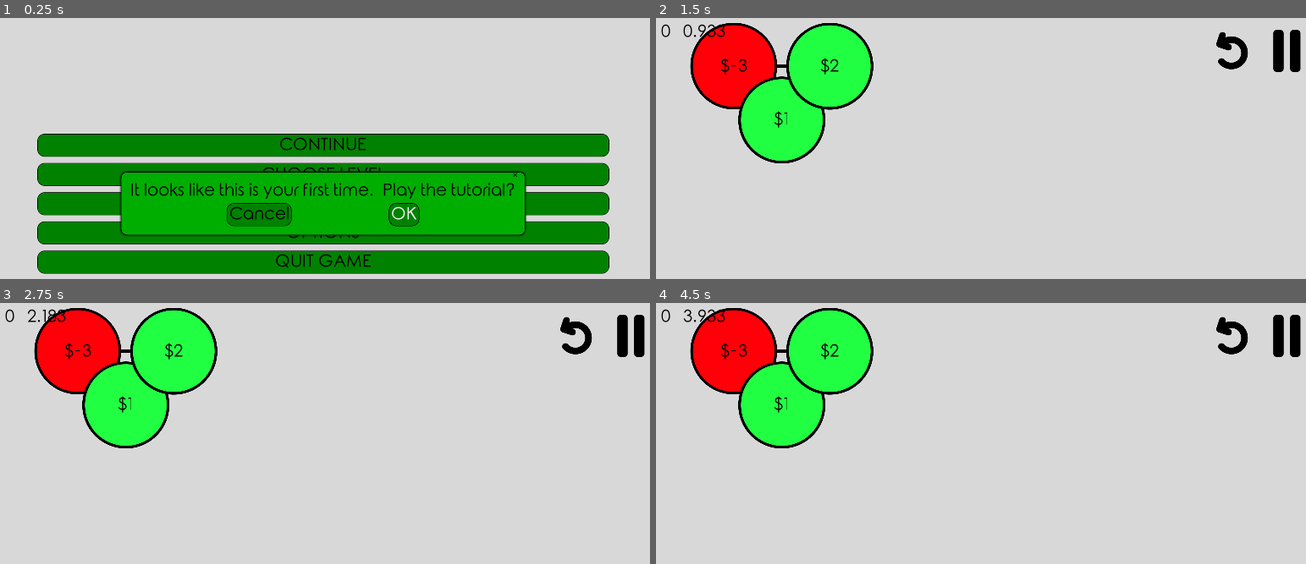
Above: before the commit, frames 1-4 (two rows, left to right).
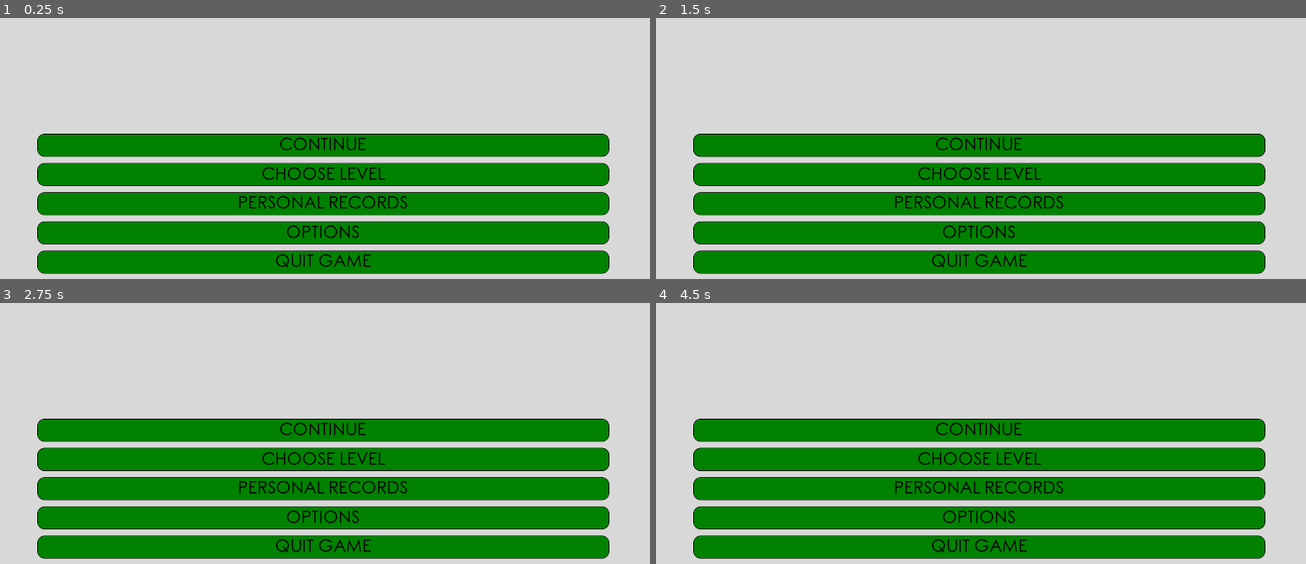
Above: after the commit, the same moments.

Repository: Inglo-Games/dollar-shuffle
Game: Godot game, scene res://scenes/main_menu.tscn
The game is run twice, just before and just after one commit, with the same random seed, the same clock (stepped at 60 frames per second) and the same inputs.
Inputs (mouse positions are in pixels of both pictures, inside the frame that each line leads up to):
- Up to frame 1 (0.25 s): no input
- Up to frame 2 (1.5 s): click "CONTINUE" at 0.5 s; click "CONTINUE" at 1.25 s
- Up to frame 3 (2.75 s): click "CHOOSE LEVEL" at 2 s
- Up to frame 4 (4.5 s): click "PERSONAL RECORDS" at 2.75 s; click (1234, 336) at 3.52 s; click "CHOOSE LEVEL" at 4.25 s

The runs differ from the first frame. In frame 1, 15% of the frame differs, in the area x 18-81%, y 58-84%; in frame 2, 49%, in the area x 0-100%, y 1-99%; in frame 3, 49%; in frame 4, 49%.
Error after the commit: Invalid get index 'pers_opts' (on base: 'Node (globals.gd)'). (res://scripts/main_menu.gd:15)

Commit message:
Converting options file to use project settings

Diff:
--- a/scripts/globals.gd
+++ b/scripts/globals.gd
@@ -22,61 +22,89 @@
 var current_level = 1
 var number_of_levels = -1
 
-# Persistent options and user data
-var pers_opts;
+# User data file to hold high scores and times
 var user_data;
 
 # Initialization
 func _ready():
-	# Load options data from file (if it exists)
-	if File.new().file_exists(opts_filepath):
-		pers_opts = FileIO.read_json_file(opts_filepath)
-	else:
-		pers_opts = get_options_defaults()
-		FileIO.write_json_file(opts_filepath, pers_opts)
+	# Write game-specific options to project config if they're not already there
+	if !ProjectSettings.has_setting("gui/theme/skin"):
+		var info = {
+			"name":"gui/theme/skin",
+			"type":TYPE_INT,
+			"hint":PROPERTY_HINT_ENUM,
+			"hint_string":"zero,one"
+		}
+		ProjectSettings.set("gui/theme/skin", 0)
+		ProjectSettings.add_property_info(info)
+	if !ProjectSettings.has_setting("game/difficulty"):
+		var info = {
+			"name":"game/difficulty",
+			"type":TYPE_INT,
+			"hint":PROPERTY_HINT_ENUM,
+			"hint_string":"zero,one,two"
+		}
+		ProjectSettings.set("game/difficulty", 0)
+		ProjectSettings.add_property_info(info)
+	if !ProjectSettings.has_setting("game/last_played"):
+		var info = {
+			"name":"game/last_played",
+			"type":TYPE_OBJECT,
+			"hint":PROPERTY_HINT_NONE,
+			"hint_string":""
+		}
+		ProjectSettings.set("game/last_played", 1)
+		ProjectSettings.add_property_info(info)
+	if !ProjectSettings.has_setting("game/tutorial_played"):
+		var info = {
+			"name":"game/tutorial_played",
+			"type":TYPE_BOOL,
+			"hint":PROPERTY_HINT_ENUM,
+			"hint_string":"true,false"
+		}
+		ProjectSettings.set("game/tutorial_played", false)
+		ProjectSettings.add_property_info(info)
+	ProjectSettings.save()
+	# Set current level
+	current_level = ProjectSettings.get_setting("game/last_played")
 	# Load user data from file
 	if File.new().file_exists(user_filepath):
 		user_data = FileIO.read_json_file(user_filepath)
-		current_level = user_data["last_played"]
 	else:
-		user_data = {"last_played":1}
+		user_data = {}
 		FileIO.write_json_file(user_filepath, user_data)
 	# Get number of levels in res://levels directory
 	number_of_levels = count_files("res://levels")
 
 # Global functions
 
-# Return options defalts
-func get_options_defaults():
-	return { "difficulty":0, "skin":0 }
-
 # Update the last played level saved to userdata file
 func update_last_level():
 	# Update variable and write to file
-	user_data["last_played"] = current_level
-	FileIO.write_json_file(user_filepath, user_data)
+	ProjectSettings.set("game/last_played", current_level)
+	ProjectSettings.save()
 
 # Check if current win beats previous best, and save it if so
 func record_win(score, time):
 	# Get current difficulty level
-	var diff = pers_opts["difficulty"]
+	var diff = ProjectSettings.get_setting("game/difficulty")
 	# If no previous best exists, write a new one
-	if !user_data.has(str(current_level)):
-		user_data[str(current_level)] = {}
-		user_data[str(current_level)][diff] = {"score":score,"time":time}
+	if !user_data.has(globals.current_level):
+		user_data[globals.current_level] = {}
+		user_data[globals.current_level][diff] = {"score":score,"time":time}
 		FileIO.write_json_file(user_filepath, user_data)
 	# If no previous record exists for current difficulty, write one
-	elif !user_data[str(current_level)].has(diff):
-		user_data[str(current_level)][diff] = {"score":score,"time":time}
+	elif !user_data[globals.current_level].has(diff):
+		user_data[globals.current_level][diff] = {"score":score,"time":time}
 		FileIO.write_json_file(user_filepath, user_data)
 	# If score beats record best, overwrite it
-	elif score < user_data[str(current_level)][diff]["score"]:
-		user_data[str(current_level)][diff]["score"] = score
-		user_data[str(current_level)][diff]["time"] = time
+	elif score < user_data[globals.current_level][diff]["score"]:
+		user_data[globals.current_level][diff]["score"] = score
+		user_data[globals.current_level][diff]["time"] = time
 		FileIO.write_json_file(user_filepath, user_data)
 	# If score ties and time beats record best, overwrite it
-	elif score == user_data[str(current_level)][diff]["score"] and time < user_data[str(current_level)][diff]["time"]:
-		user_data[str(current_level)][diff]["time"] = time
+	elif score == user_data[globals.current_level][diff]["score"] and time < user_data[globals.current_level][diff]["time"]:
+		user_data[globals.current_level][diff]["time"] = time
 		FileIO.write_json_file(user_filepath, user_data)
 
 # Count the number of files in a given directory
